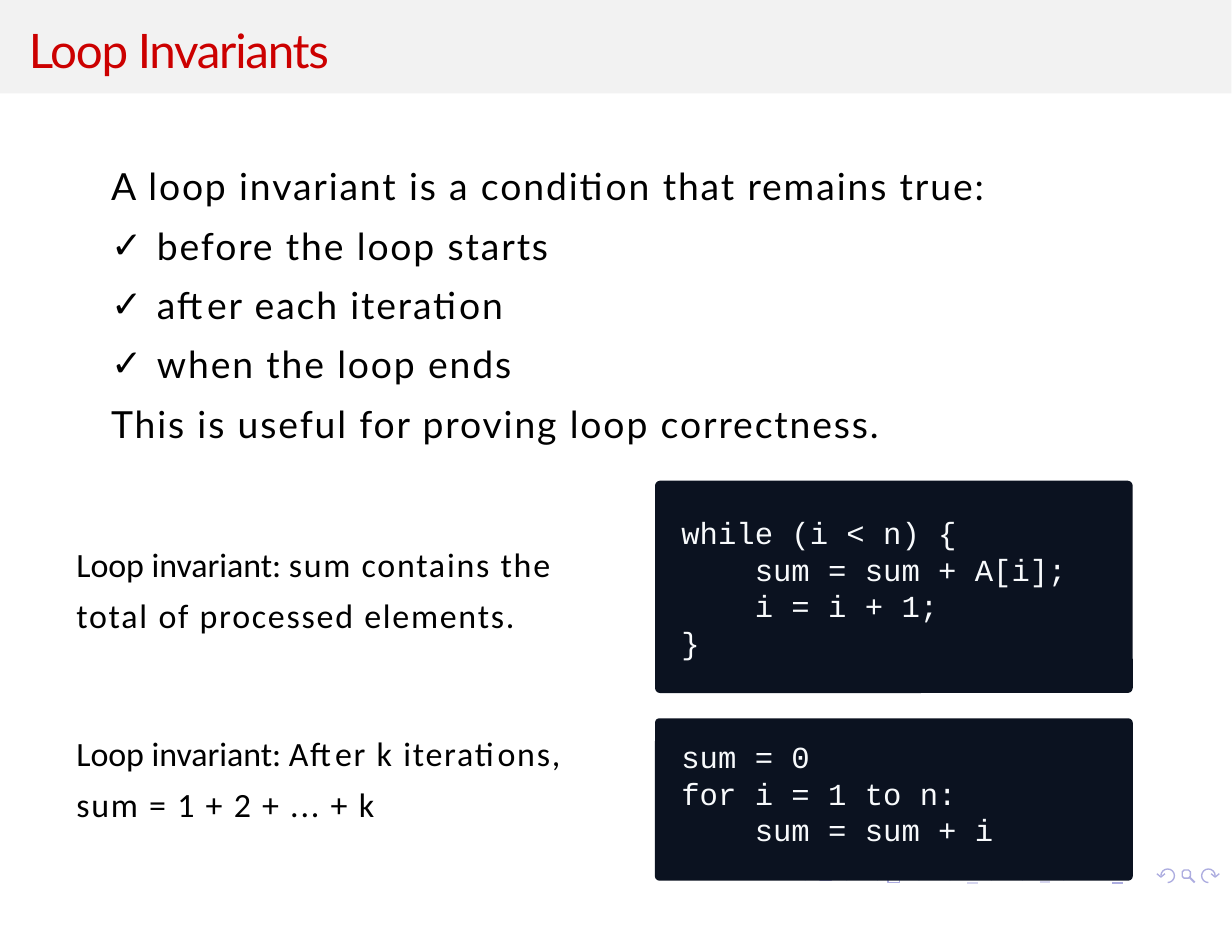
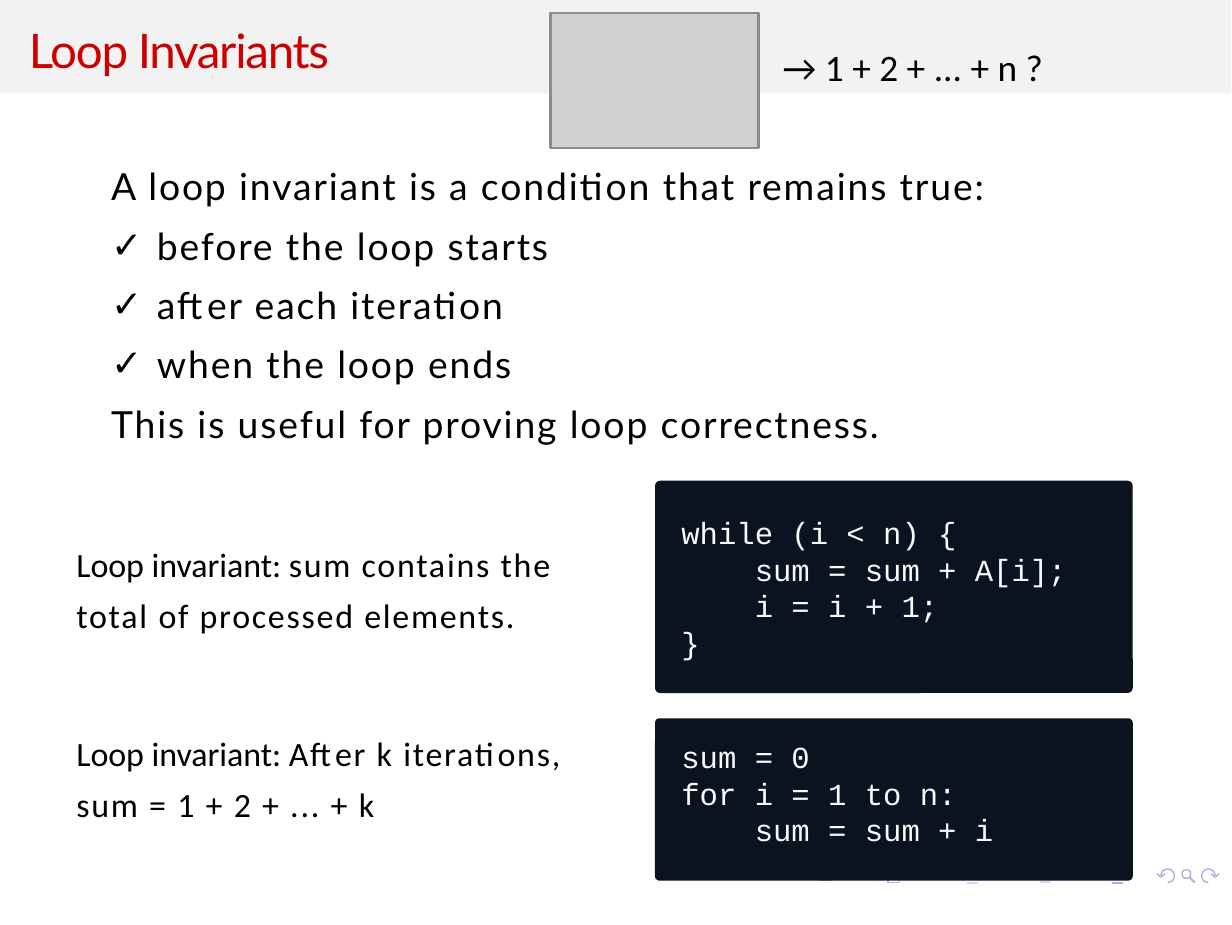
Before and after one commit to kevinsuo/kevinsuo.github.io, a slide deck: slide 19 of teaching/2026Summer/5070/Slides/8.pptx. Drawn at 1232x925 pixels with LibreOffice and Linux fonts; fonts in the diff are those of the drawing; grey boxes stand for pictures; background and template pictures are left out. Boxes give left, top, right and bottom in pixels: in the first picture for what was removed or moved away, otherwise in the second. Text is boxed around its words. In the diff, an @@ line names an element or a change of style, - is before the commit and + after.

```diff
--- a/teaching/2026Summer/5070/Slides/8.pptx
+++ b/teaching/2026Summer/5070/Slides/8.pptx
@@ picture added at <box>550,12,758,147</box> @@
@@ text added at <box>825,56,1018,81</box>, 11 pt, text #000000 @@
+→ 1 + 2 + ... + n ?
```
Also in this commit, not shown: 7 other slides changed, 1 other file.
